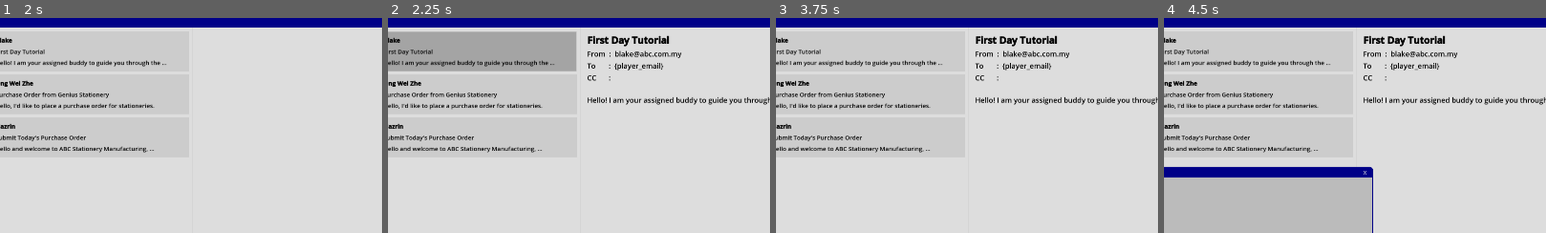
Above: before the commit, frames 1-4 (left to right).
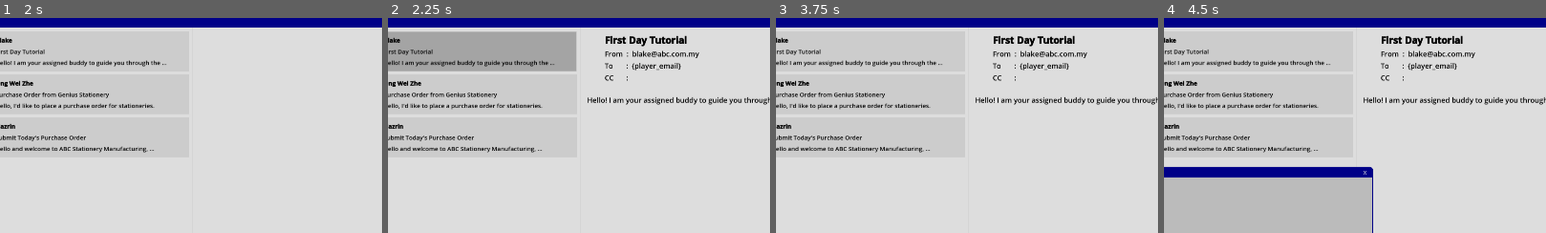
Above: after the commit, the same moments.

Repository: Wong-Kai-Lun/gamified-cybersecurity-awareness-training
Game: Godot game, scene res://game/main_menu/main_menu.tscn
Same seed, same stepped clock (60 frames per second), same inputs: the game is played once before the commit and once after it.
Inputs (mouse positions are % of the whole screen's width and height, from its top left):
- Up to frame 1 (2 s): click "New Game" at 0.5 s; click "Monday" at 1.25 s
- Up to frame 2 (2.25 s): click (32, 8) at 2.02 s
- Up to frame 3 (3.75 s): click "⋮" at 2.75 s; click (2, 97) at 3.5 s
- Up to frame 4 (4.5 s): click "Inv" at 4.25 s
The pictures show only the part of the screen within x 20-70%, y 0-50%; the shares and areas given below are measured in that part.

Frame 1 is identical in both runs. In frame 2, 1.6% of the frame differs, in the area x 52-82%, y 8-30%; in frame 3, 1.6%; in frame 4, 1.6%.

Commit message:
Update GameManager and File Validation
- GameManager now holds the responsibility of validating expected files from emailData and runtime attached files in outbound container.
- EmailData now has expected files for scoring or event triggers.

Diff:
--- a/godot/data/email/1_1_tutorial.tres
+++ b/godot/data/email/1_1_tutorial.tres
@@ -13,4 +13,5 @@
 subject = "First Day Tutorial"
 email_body = "Hello! I am your assigned buddy to guide you through the basic tasks you will be doing!"
 attached_files = Array[ExtResource("1_rv21j")]([])
+expected_attachments = Array[ExtResource("1_rv21j")]([])
 score = 0.0
--- a/godot/game/game_manager.gd
+++ b/godot/game/game_manager.gd
@@ -19,3 +19,20 @@
 	var new_file := file.duplicate()
 	new_file.file_context = FileData.FileContext.OUTBOUND
 	return new_file
+
+func validate_outbound_files(email: EmailData, attached: Array[FileData]) -> void:
+	var expected_file_ids = []
+	for file in email.expected_attachments:
+		expected_file_ids.append(file.file_id)
+
+	var attached_file_ids = []
+	for file in attached:
+		attached_file_ids.append(file.file_id)
+
+	var missing_file_count = 0
+	for id in expected_file_ids:
+		if not attached_file_ids.has(id):
+			print("An expected file is not attached!", id)
+			missing_file_count += 1
+
+	print("Missing Files: ", missing_file_count)
--- a/godot/game/main_game/programs/email_client/email_body/email_body.gd
+++ b/godot/game/main_game/programs/email_client/email_body/email_body.gd
@@ -14,6 +14,7 @@
 
 @onready var outbound_file_container_scene: PackedScene = preload("res://game/main_game/programs/email_client/email_body/outbound_file_container.tscn")
 @onready var outbound_file_container_instance = outbound_file_container_scene.instantiate()
+@onready var send_button: Button = $PanelContainer/MarginContainer/VBoxContainer/HBoxContainer/MarginContainer/Send
 
 @onready var file_scene: PackedScene = preload("res://game/main_game/programs/file/file.tscn")
 
@@ -29,6 +30,7 @@
 
 	attachment_slot.add_child(outbound_file_container_instance)
 	outbound_file_container_instance.hide()
+	send_button.hide()
 
 	_menu_setup() # work on it later
 
@@ -61,10 +63,12 @@
 
 	inbound_file_container_instance.hide()
 	outbound_file_container_instance.hide()
+	send_button.hide()
 
 
 func _setup_inbound(data: EmailData) -> void:
 	_setup_message(data)
+	inbound_file_container_instance.clear_files()
 	inbound_file_container_instance.populate(data.attached_files)
 	inbound_file_container_instance.show()
 
@@ -72,7 +76,9 @@
 # Update it to show a drop zone arrow icon in can_drop_data func
 func _setup_outbound(data: EmailData) -> void:
 	_setup_message(data)
+	outbound_file_container_instance.clear_files()
 	outbound_file_container_instance.show()
+	send_button.show()
 
 
 func _menu_setup() -> void:
@@ -81,13 +87,13 @@
 	pop_up_menu.id_pressed.connect(_on_report_pressed)
 
 
-# work on this later
+func _on_send_pressed() -> void:
+	var attached_files = outbound_file_container_instance.get_outbound_array()
+	GameManagerInstance.validate_outbound_files(email_data, attached_files)
+
+
+# lock email after report
 func _on_report_pressed(id: int) -> void:
 	match id:
 		0:
 			print("Report Button Pressed!")
-
-			for expected_attachment in email_data.expected_attachments:
-				for attached_attachment in outbound_file_container_instance.outbound_file_array:
-					if expected_attachment.file_id == attached_attachment.file_id:
-						print("Match!")
--- a/godot/game/main_game/programs/email_client/email_body/email_body.tscn
+++ b/godot/game/main_game/programs/email_client/email_body/email_body.tscn
@@ -6,6 +6,29 @@
 [sub_resource type="StyleBoxFlat" id="StyleBoxFlat_lhqjc"]
 bg_color = Color(0.866667, 0.866667, 0.866667, 1)
 border_color = Color(0, 0, 0, 1)
+
+[sub_resource type="StyleBoxEmpty" id="StyleBoxEmpty_o3oar"]
+
+[sub_resource type="StyleBoxFlat" id="StyleBoxFlat_07eb5"]
+bg_color = Color(0, 0, 0.4, 1)
+corner_radius_top_left = 4
+corner_radius_top_right = 4
+corner_radius_bottom_right = 4
+corner_radius_bottom_left = 4
+
+[sub_resource type="StyleBoxFlat" id="StyleBoxFlat_dow8o"]
+bg_color = Color(0, 0, 0.266667, 1)
+corner_radius_top_left = 4
+corner_radius_top_right = 4
+corner_radius_bottom_right = 4
+corner_radius_bottom_left = 4
+
+[sub_resource type="StyleBoxFlat" id="StyleBoxFlat_lqcs8"]
+bg_color = Color(0, 0, 0.533333, 1)
+corner_radius_top_left = 4
+corner_radius_top_right = 4
+corner_radius_bottom_right = 4
+corner_radius_bottom_left = 4
 
 [sub_resource type="StyleBoxEmpty" id="StyleBoxEmpty_u625m"]
 
@@ -47,12 +70,30 @@
 [node name="HBoxContainer" type="HBoxContainer" parent="PanelContainer/MarginContainer/VBoxContainer"]
 layout_mode = 2
 
+[node name="MarginContainer" type="MarginContainer" parent="PanelContainer/MarginContainer/VBoxContainer/HBoxContainer"]
+layout_mode = 2
+theme_override_constants/margin_left = 20
+theme_override_constants/margin_top = 10
+theme_override_constants/margin_right = 20
+theme_override_constants/margin_bottom = 10
+
+[node name="Send" type="Button" parent="PanelContainer/MarginContainer/VBoxContainer/HBoxContainer/MarginContainer"]
+custom_minimum_size = Vector2(100, 50)
+layout_mode = 2
+size_flags_vertical = 4
+theme_override_styles/focus = SubResource("StyleBoxEmpty_o3oar")
+theme_override_styles/hover = SubResource("StyleBoxFlat_07eb5")
+theme_override_styles/pressed = SubResource("StyleBoxFlat_dow8o")
+theme_override_styles/normal = SubResource("StyleBoxFlat_lqcs8")
+text = "✉ Send"
+
 [node name="Header" type="VBoxContainer" parent="PanelContainer/MarginContainer/VBoxContainer/HBoxContainer"]
 layout_mode = 2
 size_flags_horizontal = 3
 
 [node name="SubjectRTL" type="RichTextLabel" parent="PanelContainer/MarginContainer/VBoxContainer/HBoxContainer/Header"]
 layout_mode = 2
+size_flags_vertical = 4
 theme_override_colors/default_color = Color(0, 0, 0, 1)
 theme_override_font_sizes/normal_font_size = 24
 theme_override_font_sizes/bold_font_size = 24
@@ -60,6 +101,7 @@
 
 [node name="FromSection" type="HBoxContainer" parent="PanelContainer/MarginContainer/VBoxContainer/HBoxContainer/Header"]
 layout_mode = 2
+size_flags_vertical = 4
 
 [node name="FromLbl" type="Label" parent="PanelContainer/MarginContainer/VBoxContainer/HBoxContainer/Header/FromSection"]
 custom_minimum_size = Vector2(45, 0)
@@ -89,6 +131,7 @@
 
 [node name="ToSection" type="HBoxContainer" parent="PanelContainer/MarginContainer/VBoxContainer/HBoxContainer/Header"]
 layout_mode = 2
+size_flags_vertical = 4
 
 [node name="ToLbl" type="Label" parent="PanelContainer/MarginContainer/VBoxContainer/HBoxContainer/Header/ToSection"]
 custom_minimum_size = Vector2(45, 0)
@@ -118,6 +161,7 @@
 
 [node name="CCSection" type="HBoxContainer" parent="PanelContainer/MarginContainer/VBoxContainer/HBoxContainer/Header"]
 layout_mode = 2
+size_flags_vertical = 4
 
 [node name="CCLbl" type="Label" parent="PanelContainer/MarginContainer/VBoxContainer/HBoxContainer/Header/CCSection"]
 custom_minimum_size = Vector2(45, 0)
@@ -172,3 +216,5 @@
 theme_override_font_sizes/normal_font_size = 18
 bbcode_enabled = true
 fit_content = true
+
+[connection signal="pressed" from="PanelContainer/MarginContainer/VBoxContainer/HBoxContainer/MarginContainer/Send" to="." method="_on_send_pressed"]
--- a/godot/game/main_game/programs/email_client/email_body/inbound_file_container.gd
+++ b/godot/game/main_game/programs/email_client/email_body/inbound_file_container.gd
@@ -10,8 +10,6 @@
 		child.queue_free()
 
 func populate(attached_files: Array[FileData]) -> void:
-	clear_files()
-
 	for file_data in attached_files:
 		var file_instance := file_scene.instantiate()
 		file_hflow.add_child(file_instance)
--- a/godot/game/main_game/programs/email_client/email_body/outbound_file_container.gd
+++ b/godot/game/main_game/programs/email_client/email_body/outbound_file_container.gd
@@ -2,13 +2,20 @@
 
 @onready var outbound_hflow: HFlowContainer = $PanelContainer/MarginContainer/OutboundHFlow
 @onready var file_scene: PackedScene = preload("res://game/main_game/programs/file/file.tscn")
+var outbound_file_array: Array[FileData] = []
 
-# add a field in outbound for "expected files" array
-var outbound_file_array: Array[FileData] = []
+
+func clear_files() -> void:
+	for child in outbound_hflow.get_children():
+		child.queue_free()
+
+func get_outbound_array() -> Array[FileData]:
+	return outbound_file_array
 
 # add some visual feedback
 func _can_drop_data(at_position: Vector2, data: Variant) -> bool:
 	return data is FileData
+
 
 func _drop_data(at_position: Vector2, data: Variant) -> void:
 	var outbound_file_data = GameManagerInstance.change_inventory_to_outbound(data)
@@ -16,7 +23,9 @@
 	outbound_hflow.add_child(file_instance)
 	file_instance.setup(outbound_file_data)
 	file_instance.remove_requested.connect(_remove_outbound_file_data)
+
 	outbound_file_array.append(outbound_file_data)
+
 
 func _remove_outbound_file_data(file_data: FileData) -> void:
 	outbound_file_array.erase(file_data)
--- a/godot/game/main_game/programs/inventory/inventory.gd
+++ b/godot/game/main_game/programs/inventory/inventory.gd
@@ -4,7 +4,7 @@
 @onready var inventory_file_container: HFlowContainer = $WindowPanel/Structure/Content/HBoxContainer/ScrollContainer/MarginContainer/HFlowContainer
 @onready var file_scene: PackedScene = preload("res://game/main_game/programs/file/file.tscn")
 
-# Called when the node enters the scene tree for the first time.
+
 func _ready() -> void:
 	super._ready()
 	GameManagerInstance.inventory_changed.connect(add_file_to_container)
Not shown: 1 places in godot/game/main_game/programs/email_client/email_body/email_body.tscn that only renumber resources
